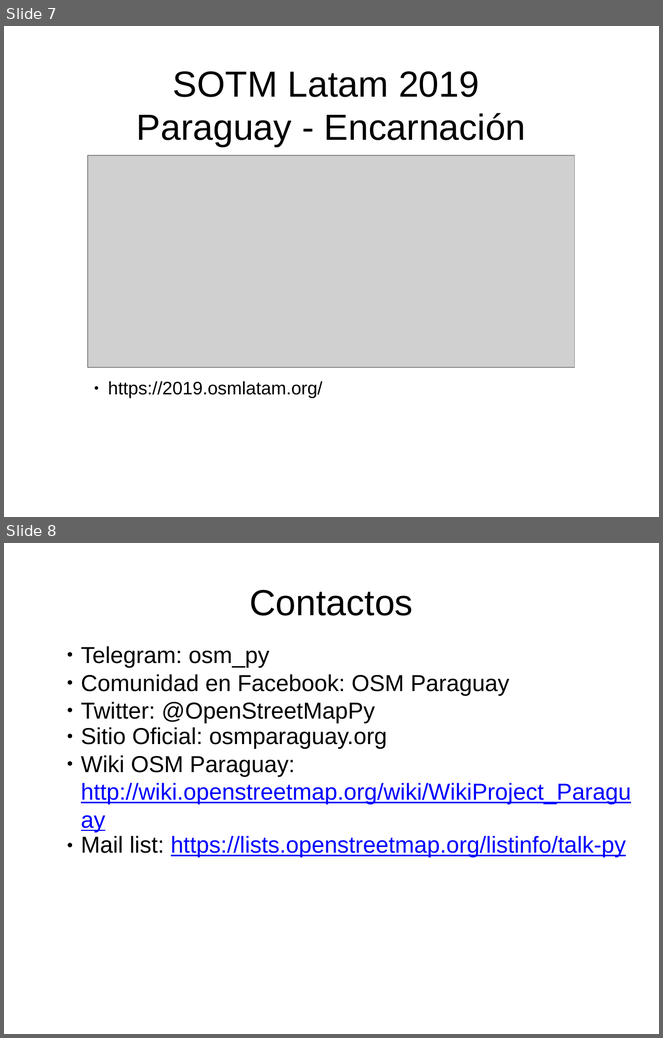
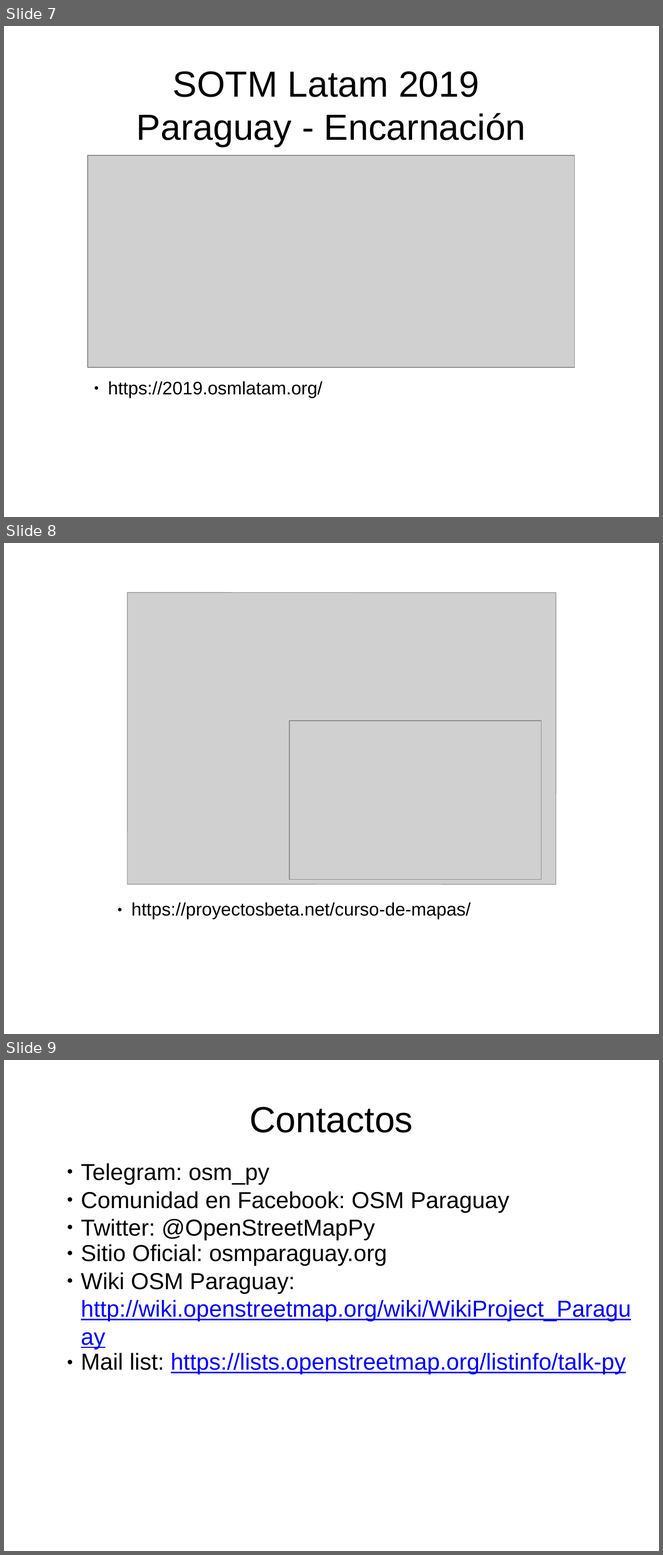
Before and after one commit to josego85/ProyectosBeta, a slide deck: Presentaciones/OSM Latam 2019.odp. Shown one above the other, each under a label of ours: slides 7 and 8 before the commit, slides 7, 8 and 9 after it. The pictures are 663x1038 and 663x1555 pixels, drawn with LibreOffice and Linux fonts; fonts in the diff are those of the drawing; grey boxes stand for pictures; background and template pictures are left out. Boxes give left, top, right and bottom in pixels: in the first picture for what was removed or moved away, otherwise in the second. Text is boxed around its words. In the diff, an @@ line names an element or a change of style, - is before the commit and + after.

Commit message:
Actualizacion de la presentacion OSM Latam Paraguay 2019

```diff
--- a/Presentaciones/OSM Latam 2019.odp
+++ b/Presentaciones/OSM Latam 2019.odp
@@ slide 8 added at box(4, 543, 659, 1034), background #FFFFFF @@
@@ picture added at box(128, 592, 556, 884) @@
@@ picture added at box(289, 721, 542, 879) @@
@@ text added at box(131, 902, 471, 919), 22 pt, text #000000 @@
+● https://proyectosbeta.net/curso-de-mapas/
@@ what was slide 8 is now slide 9 @@
```
